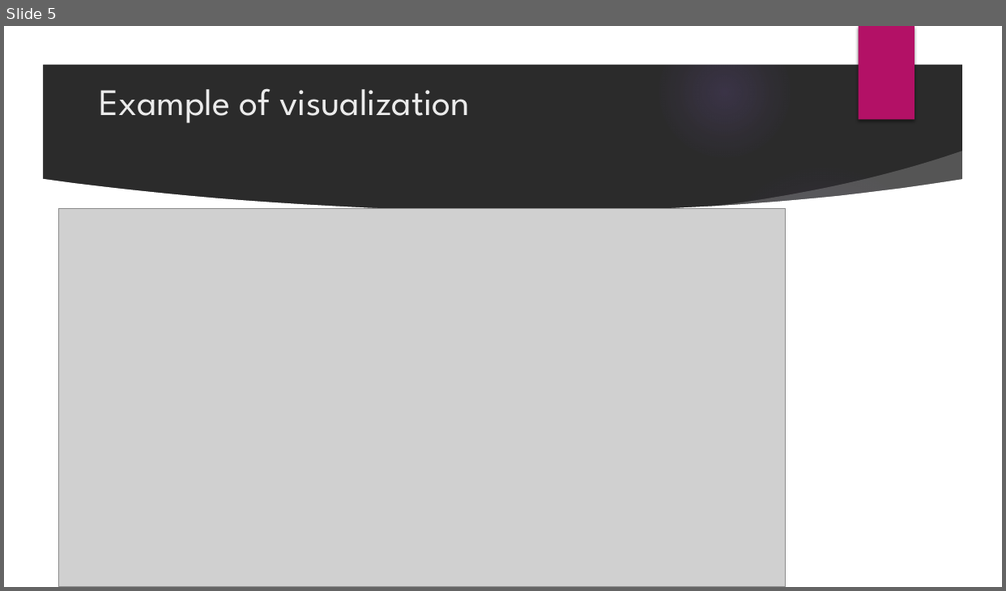
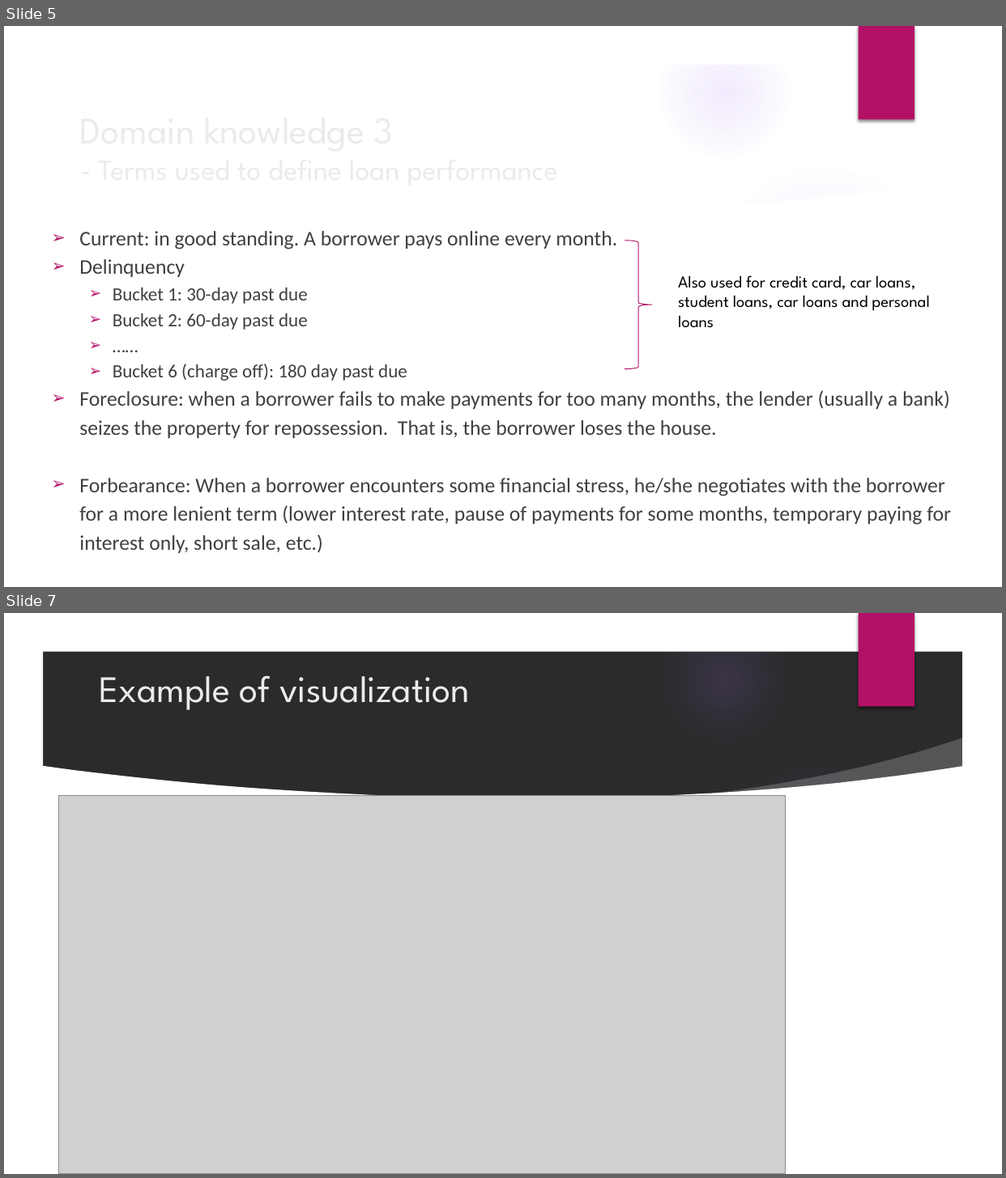
Before and after one commit to EllaJia/stat-data-analysis, a slide deck: Project 4 - Descriptions/Project 4 - Descriptions.pptx. Shown one above the other, each under a label of ours: slide 5 before the commit, slides 5 and 7 after it; the slides between them are not shown. The pictures are 1006x591 and 1006x1178 pixels, drawn with LibreOffice and Linux fonts; fonts in the diff are those of the drawing; grey boxes stand for pictures; background and template pictures are left out; a plain dark background stands for a picture behind light text. Boxes give left, top, right and bottom in pixels: in the first picture for what was removed or moved away, otherwise in the second. Text is boxed around its words. In the diff, an @@ line names an element or a change of style, - is before the commit and + after.

```diff
--- a/Project 4 - Descriptions/Project 4 - Descriptions.pptx
+++ b/Project 4 - Descriptions/Project 4 - Descriptions.pptx
@@ slide 5 added at bbox=[4, 26, 1002, 587], background picture (left out); not listed: 9 template elements that a slide beside it also shows @@
@@ title added at bbox=[72, 95, 905, 199], 28 pt, text #EBEBEB @@
+Domain knowledge 3
+- Terms used to define loan performance
@@ text added at bbox=[79, 231, 951, 553], 20 pt, text #404040 @@
+➢ Current: in good standing. A borrower pays online every month.
+➢ Delinquency
+  ➢ Bucket 1: 30-day past due
+  ➢ Bucket 2: 60-day past due
+  ➢ ……
+  ➢ Bucket 6 (charge off): 180 day past due
+➢ Foreclosure: when a borrower fails to make payments for too many months, the lender (usually a bank) seizes the property for repossession. That is, the borrower loses the house.
+➢ Forbearance: When a borrower encounters some financial stress, he/she negotiates with the borrower for a more lenient term (lower interest rate, pause of payments for some months, temporary paying for interest only, short sale, etc.)
@@ right brace added at bbox=[624, 241, 652, 369], outline #B31166 0.75 pt @@
@@ text added at bbox=[678, 275, 929, 328], 16 pt, text #000000 @@
+Also used for credit card, car loans, student loans, car loans and personal loans
@@ what was slide 5 is now slide 7 @@
```
Also in this commit, not shown: 1 slide changed, 2 other slides added.
